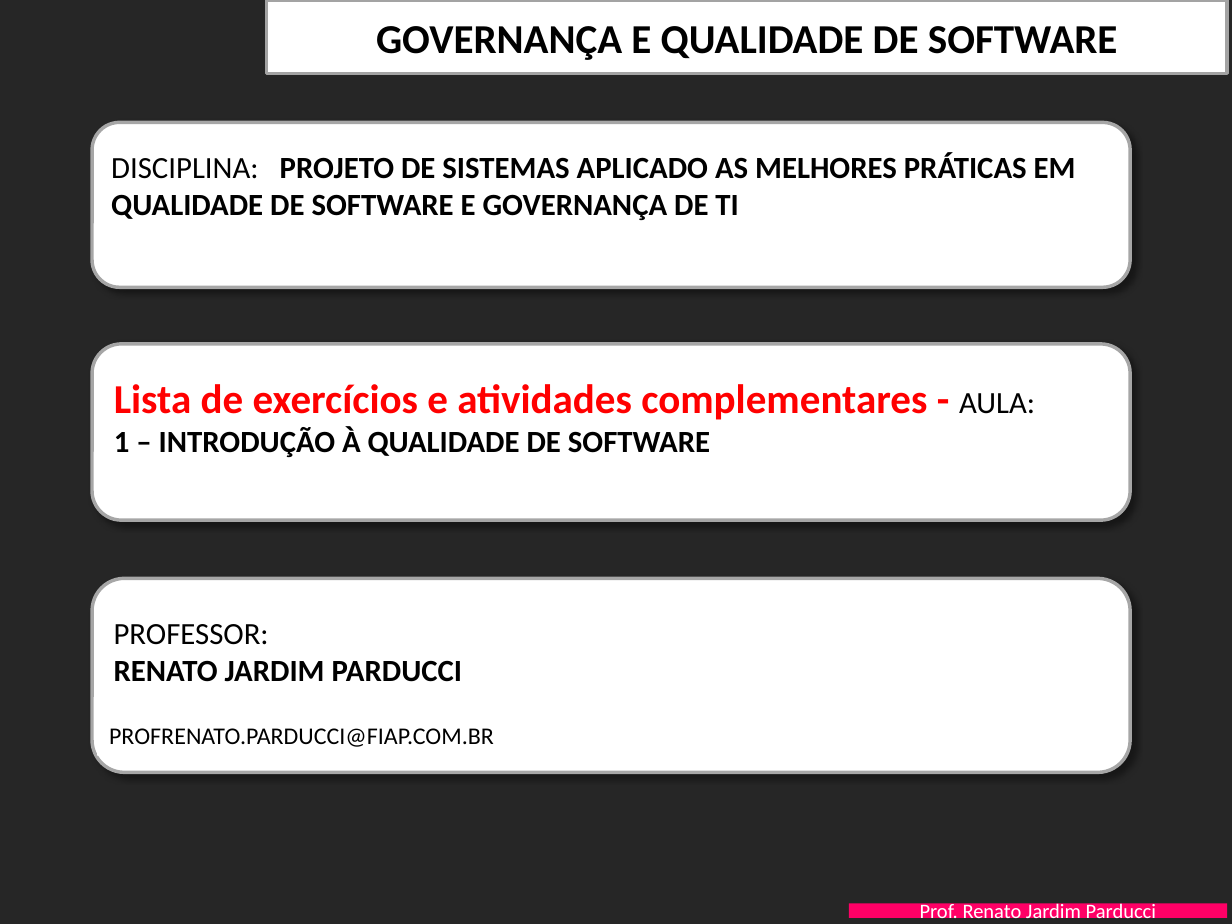
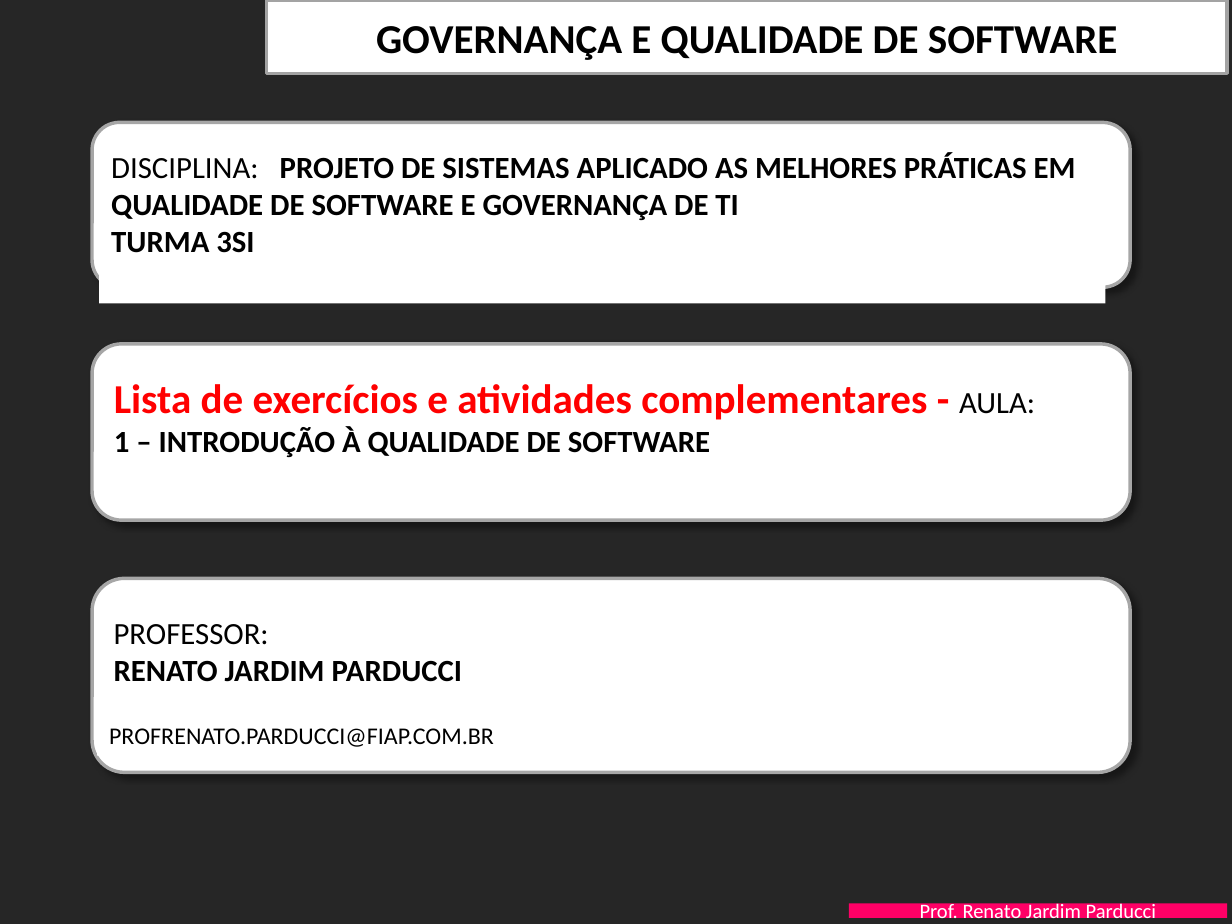
Before and after one commit to sasle/SI-Estacionamento, a slide deck: slide 1 of Documentacao/FIAP-QualidProjSW-Aula-1-Introducao Qualidade - EXERCICIOS.pptx. Drawn at 1232x924 pixels with LibreOffice and Linux fonts; fonts in the diff are those of the drawing; background and template pictures are left out. Boxes give left, top, right and bottom in pixels: in the first picture for what was removed or moved away, otherwise in the second. Text is boxed around its words. In the diff, an @@ line names an element or a change of style, - is before the commit and + after.

Commit message:
Adicao de texto com dados da turma

```diff
--- a/Documentacao/FIAP-QualidProjSW-Aula-1-Introducao Qualidade - EXERCICIOS.pptx
+++ b/Documentacao/FIAP-QualidProjSW-Aula-1-Introducao Qualidade - EXERCICIOS.pptx
@@ rectangle "DISCIPLINA: PROJETO DE SISTEMAS APLICADO ...": place and size @@
-rectangle "DISCIPLINA: PROJETO DE SISTEMAS APLICADO ..." at <box>111,152,1076,220</box>
+rectangle "DISCIPLINA: PROJETO DE SISTEMAS APLICADO ..." at <box>99,142,1105,303</box>
@@ text in rectangle at <box>111,231,254,253</box>: paragraph added @@
+TURMA 3SI
```
